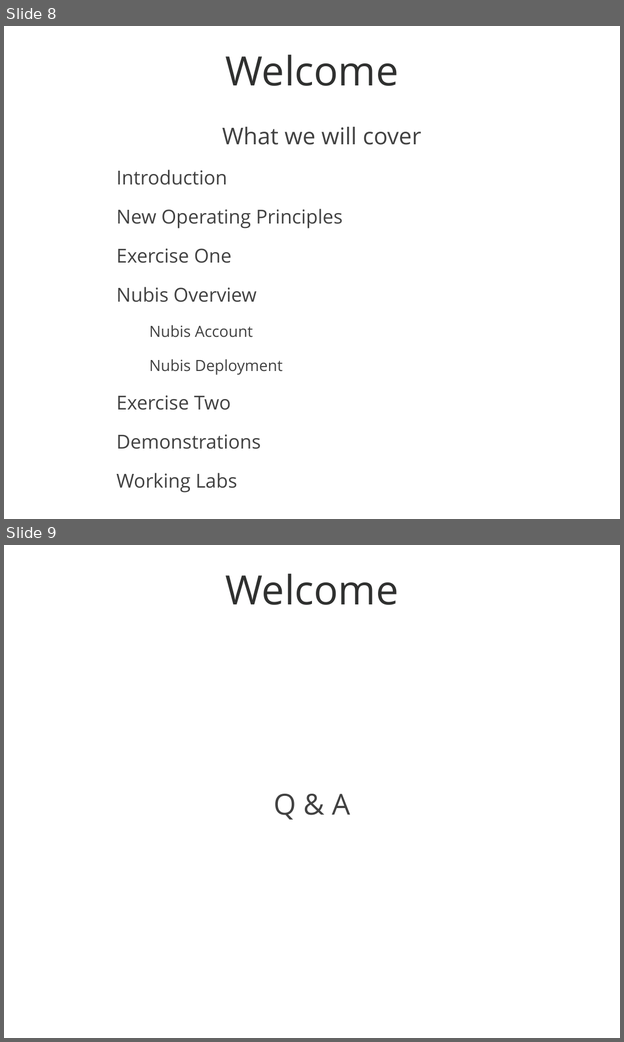
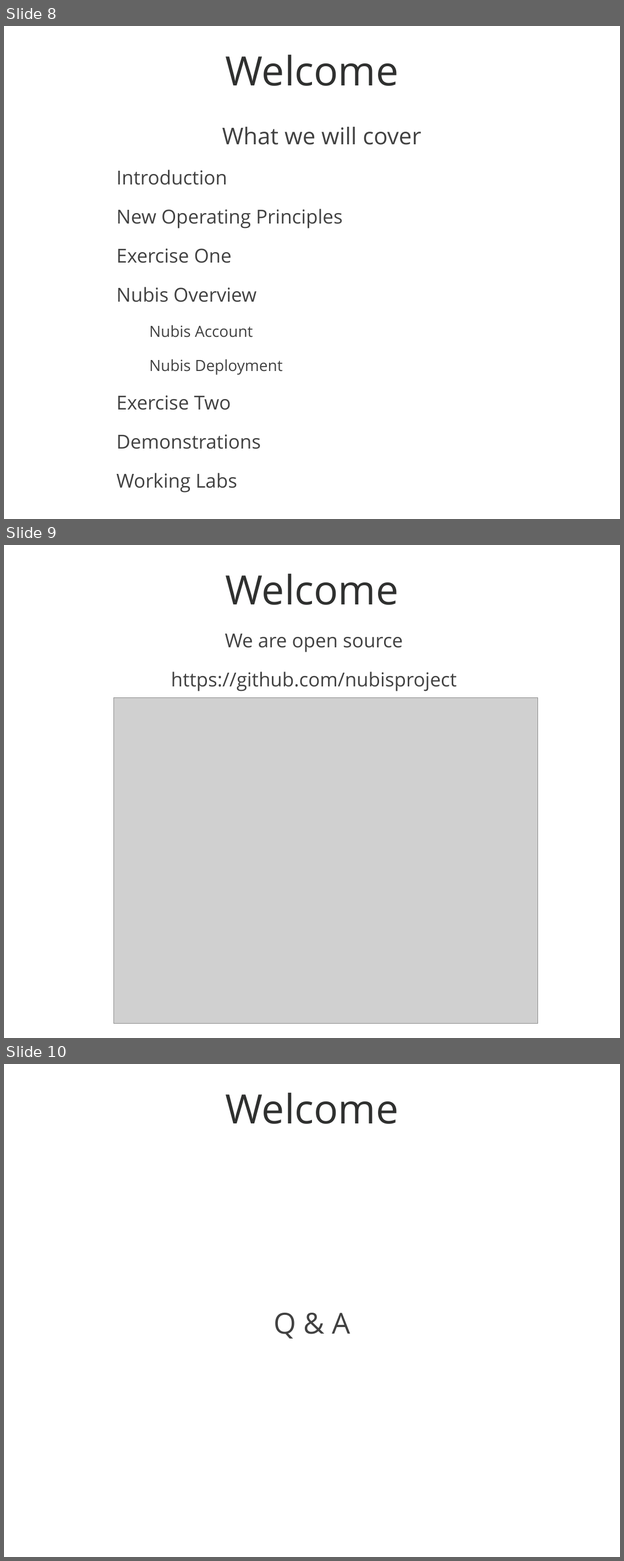
Before and after one commit to tinnightcap/nubis-docs, a slide deck: training/presentations/welcome.odp. Shown one above the other, each under a label of ours: slides 8 and 9 before the commit, slides 8, 9 and 10 after it. The pictures are 624x1042 and 624x1561 pixels, drawn with LibreOffice and Linux fonts; fonts in the diff are those of the drawing; grey boxes stand for pictures; background and template pictures are left out. Boxes give left, top, right and bottom in pixels: in the first picture for what was removed or moved away, otherwise in the second. Text is boxed around its words. In the diff, an @@ line names an element or a change of style, - is before the commit and + after.

Commit message:
Update welcome presentation

```diff
--- a/training/presentations/welcome.odp
+++ b/training/presentations/welcome.odp
@@ slide 9 added at <box>4,545,620,1038</box>, background picture (left out) @@
@@ title added at <box>225,574,398,605</box>, 84 pt, text #2F302F @@
+Welcome
@@ subtitle added at <box>171,634,457,691</box>, 40 pt, text #414141 @@
+We are open source
+https://github.com/nubisproject
@@ picture added at <box>114,697,538,1023</box> @@
@@ what was slide 9 is now slide 10 @@
```
Also in this commit, not shown: 2 other files.
